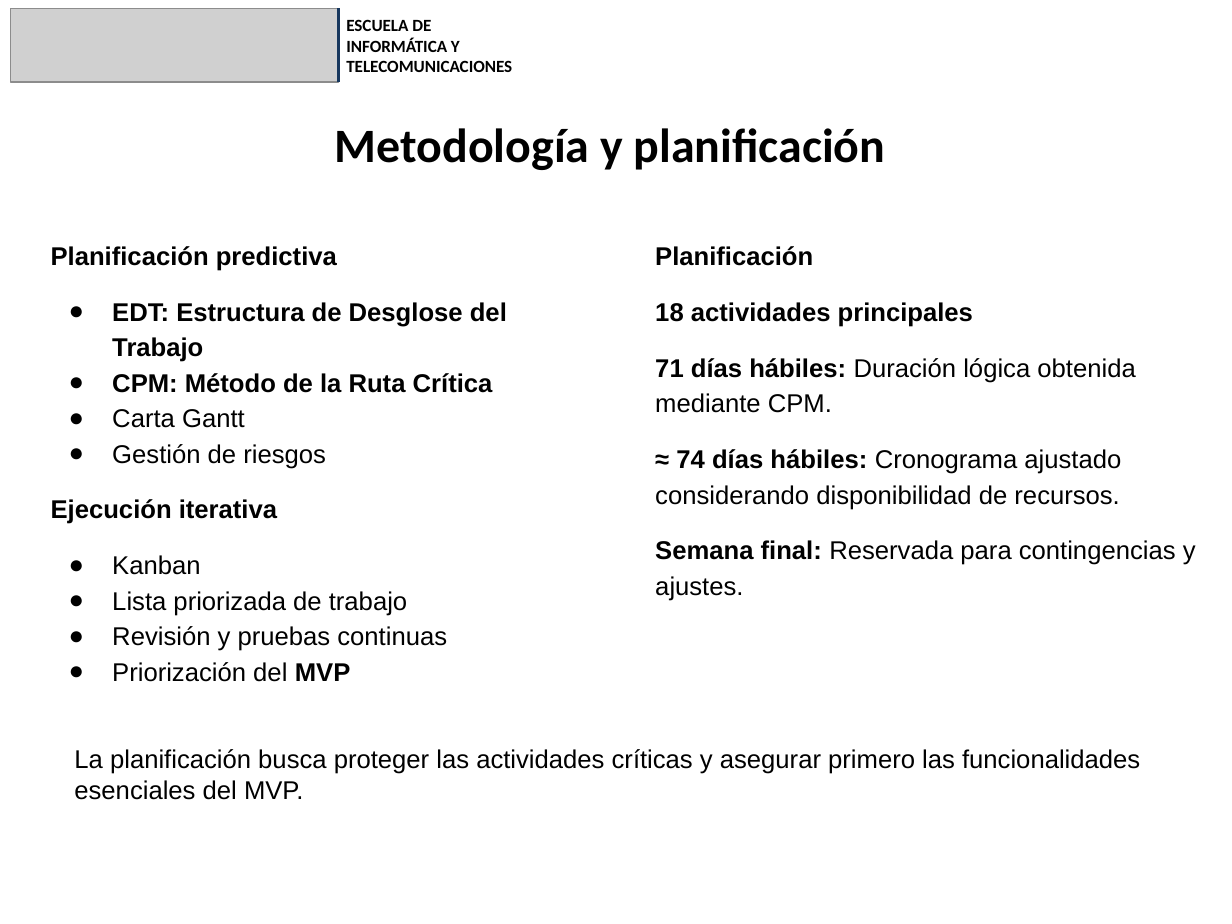
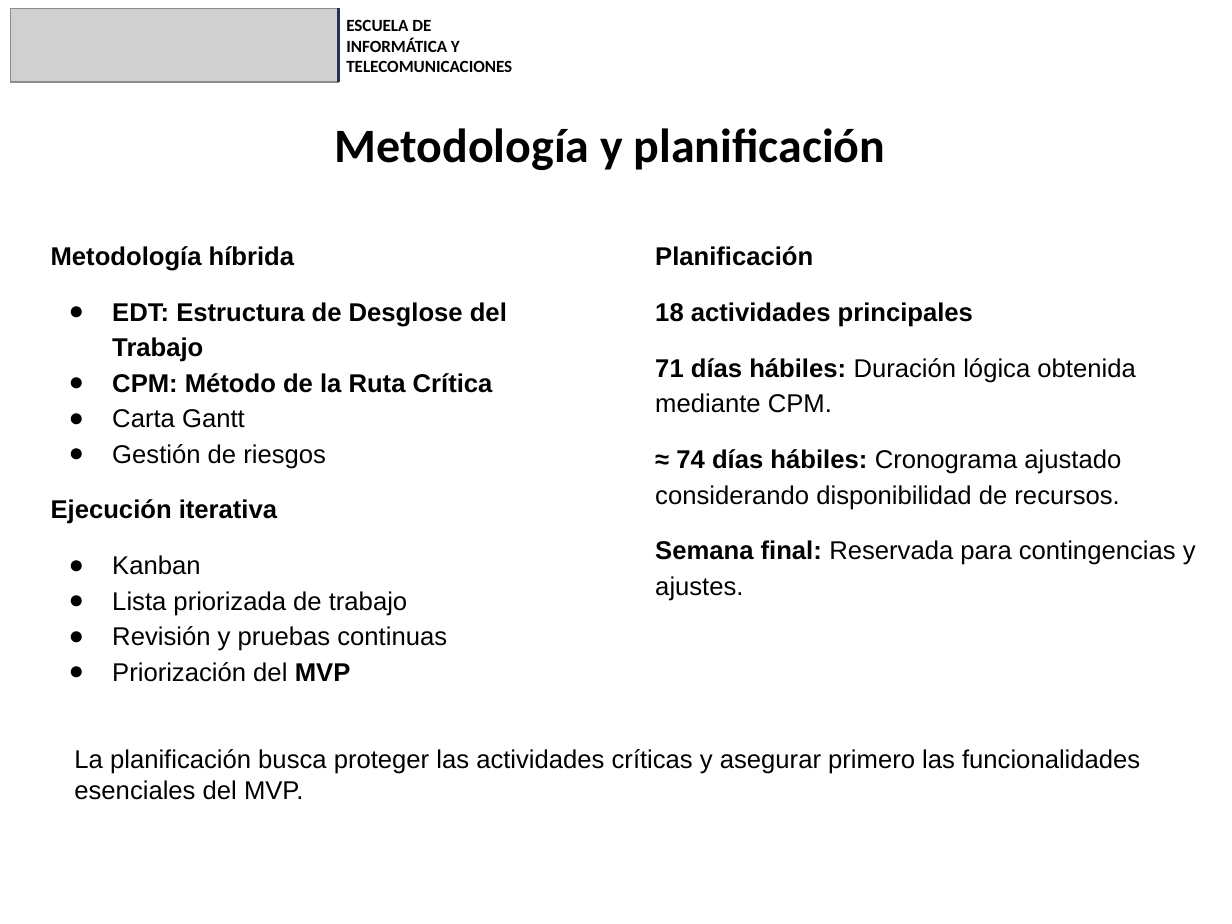
Before and after one commit to SrBodoque/ProyectoCapstone-AntonioVaras-ProfAldoMartinez-802D, a slide deck: slide 9 of Fase_1/Evidencias_Grupales/Presentación Proyecto.pptx (slide 7 before the commit). Drawn at 1232x924 pixels with LibreOffice and Linux fonts; fonts in the diff are those of the drawing; grey boxes stand for pictures. Boxes give left, top, right and bottom in pixels: in the first picture for what was removed or moved away, otherwise in the second. Text is boxed around its words. In the diff, an @@ line names an element or a change of style, - is before the commit and + after.

```diff
--- a/Fase_1/Evidencias_Grupales/Presentación Proyecto.pptx
+++ b/Fase_1/Evidencias_Grupales/Presentación Proyecto.pptx
@@ text at bbox=[51, 246, 294, 271]: text changed @@
-Planificación predictiva
+Metodología híbrida
```
Also in this commit, not shown: 4 other slides changed, 1 slide added, 1 other file.
